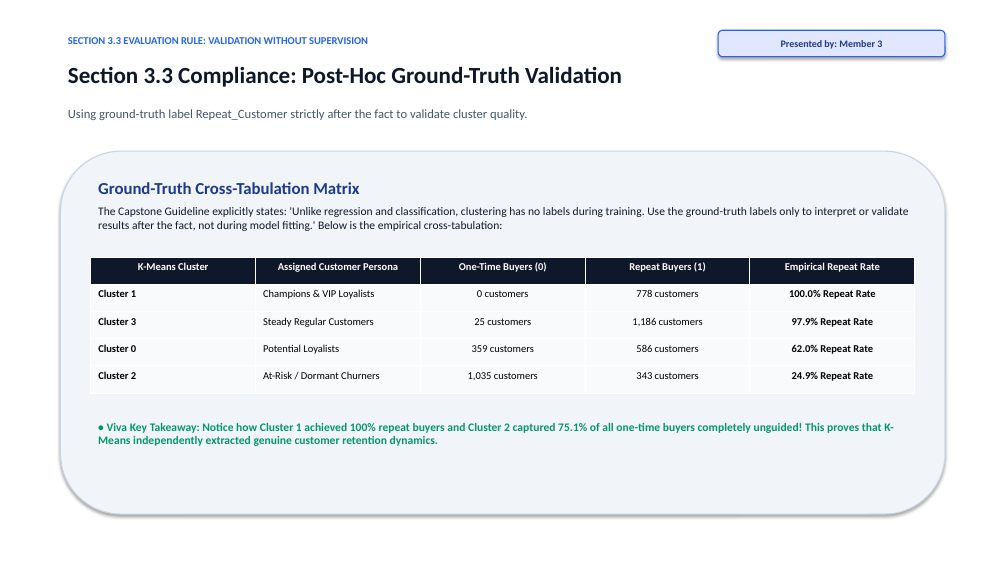
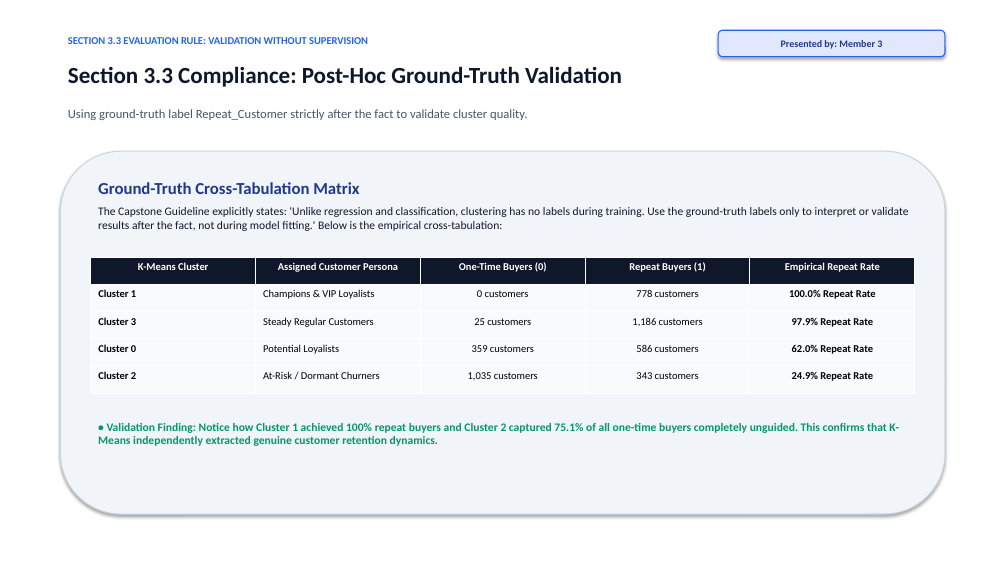
Before and after one commit to shiv095/ML_Capstone, a slide deck: slide 19 of Review_2_Presentation_Team.pptx. Drawn at 1008x567 pixels with LibreOffice and Linux fonts; fonts in the diff are those of the drawing. Boxes give left, top, right and bottom in pixels: in the first picture for what was removed or moved away, otherwise in the second. Text is boxed around its words. In the diff, an @@ line names an element or a change of style, - is before the commit and + after.

Commit message:
Update Review 2 presentation to 21 pure content slides, removing viva and trivia sections

```diff
--- a/Review_2_Presentation_Team.pptx
+++ b/Review_2_Presentation_Team.pptx
@@ text at (98,423,899,446): text changed @@
-• Viva Key Takeaway: Notice how Cluster 1 achieved 100% repeat buyers and Cluster 2 captured 75.1% of all one-time buyers completely unguided! This proves that K-Means independently extracted genuine customer retention dynamics.
+• Validation Finding: Notice how Cluster 1 achieved 100% repeat buyers and Cluster 2 captured 75.1% of all one-time buyers completely unguided. This confirms that K-Means independently extracted genuine customer retention dynamics.
```
Also in this commit, not shown: 7 other slides changed, 3 slides removed.
